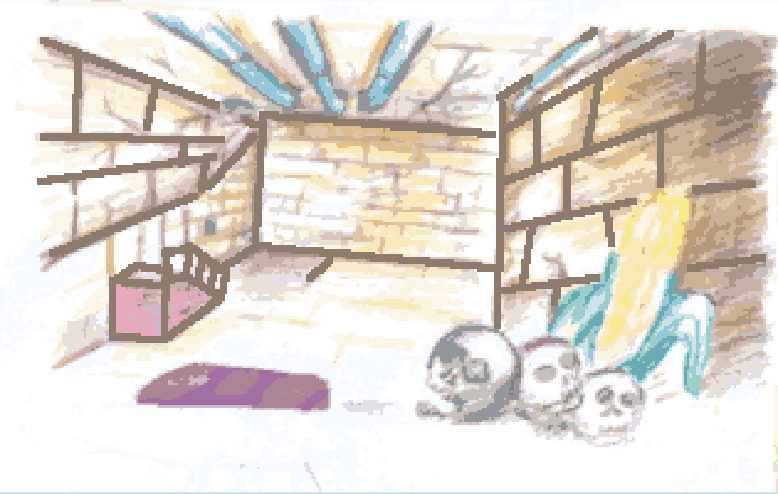
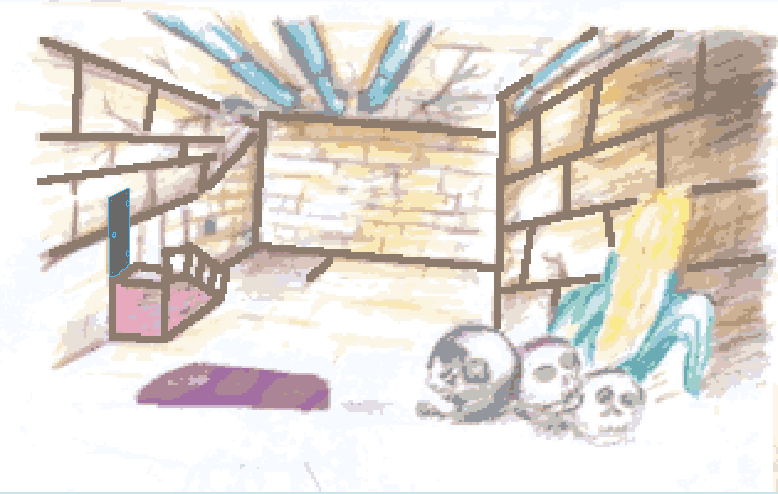
Comparing the layer stacks of the two 778px x 494px images. Changes:
added layer "puerta" above "background.bmp" over left=108, top=188, right=130, bottom=277
painted on "background.bmp" over left=108, top=188, right=130, bottom=277
